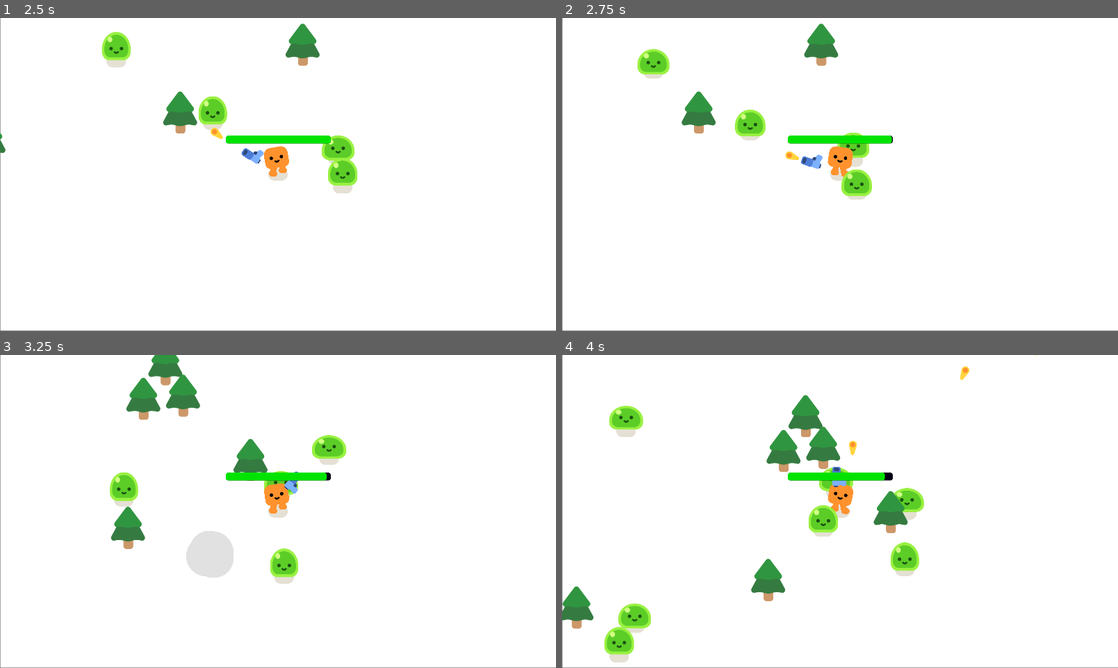
Above: before the commit, frames 1-4 (two rows, left to right).
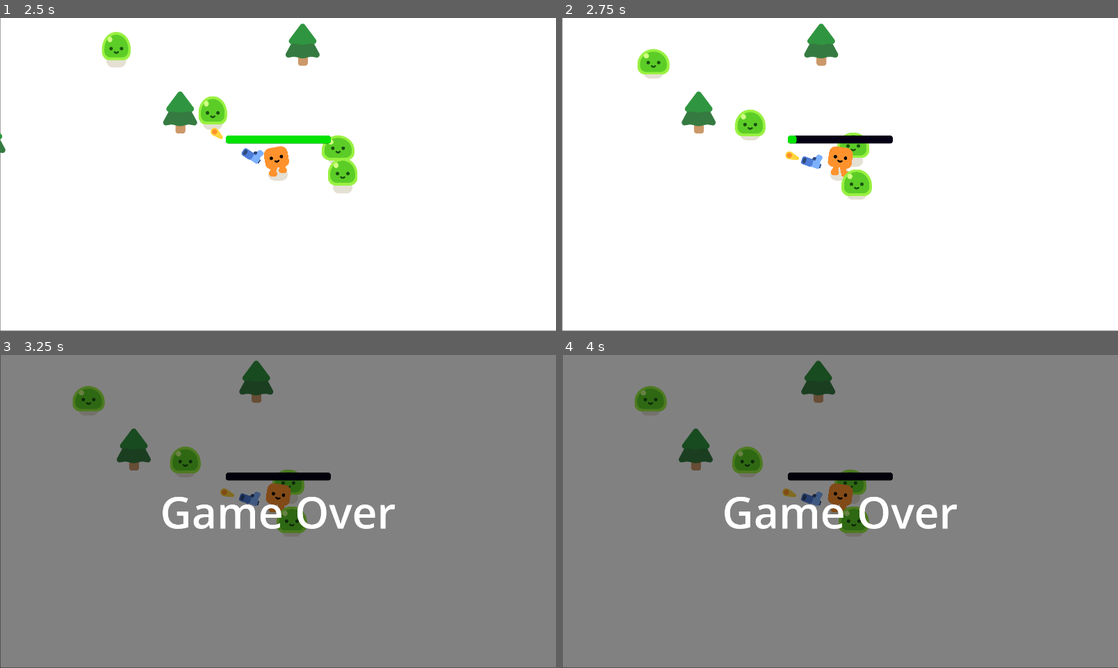
Above: after the commit, the same moments.

Repository: keliang5/FInal-Project
Game: Godot game, scene res://survivors_games.tscn
Same seed, same stepped clock (60 frames per second), same inputs: the game is played once before the commit and once after it.
Inputs:
- Up to frame 1 (2.5 s): hold D (move_right) 0.53-1.28 s; hold S (move_down) 1.28-2.03 s; hold D (move_right) from 2.03 s (still down)
- Up to frame 2 (2.75 s): keep holding D (move_right)
- Up to frame 3 (3.25 s): release D (move_right) at 2.78 s; hold W (move_up) from 2.78 s (still down)
- Up to frame 4 (4 s): release W (move_up) at 3.53 s; hold A (move_left) from 3.53 s (still down)

Frame 1 is identical in both runs. In frame 2, 0.5% of the frame differs, in the area x 41-60%, y 37-41%; in frame 3, 99%; in frame 4, 99%, in the area x 0-100%, y 0-100%.

Commit message:
FInished Game Over screen

Diff:
--- a/player.gd
+++ b/player.gd
@@ -14,7 +14,7 @@
 	else:
 		$HappyBoo.play_idle_animation()
 
-	const DAMAGE_RATE = 5.0
+	const DAMAGE_RATE = 500.0
 	var overlapping_mobs = %Hurtbox.get_overlapping_bodies()
 	if overlapping_mobs.size() > 0:
 		health -= DAMAGE_RATE * overlapping_mobs.size() * delta
--- a/survivors_games.gd
+++ b/survivors_games.gd
@@ -15,3 +15,8 @@
 
 func _on_timer_timeout():
 	spawn_mob()
+
+
+func _on_player_health_depleted():
+	%GameOver.visible = true
+	get_tree().paused = true
--- a/survivors_games.tscn
+++ b/survivors_games.tscn
@@ -64,4 +64,33 @@
 wait_time = 0.3
 autostart = true
 
+[node name="GameOver" type="CanvasLayer" parent="."]
+unique_name_in_owner = true
+visible = false
+
+[node name="ColorRect" type="ColorRect" parent="GameOver"]
+anchors_preset = 15
+anchor_right = 1.0
+anchor_bottom = 1.0
+grow_horizontal = 2
+grow_vertical = 2
+color = Color(0, 0, 0, 0.494118)
+
+[node name="Label" type="Label" parent="GameOver/ColorRect"]
+layout_mode = 1
+anchors_preset = 8
+anchor_left = 0.5
+anchor_top = 0.5
+anchor_right = 0.5
+anchor_bottom = 0.5
+offset_left = -43.5
+offset_top = -11.5
+offset_right = 43.5
+offset_bottom = 11.5
+grow_horizontal = 2
+grow_vertical = 2
+theme_override_font_sizes/font_size = 150
+text = "Game Over"
+
+[connection signal="health_depleted" from="Player" to="." method="_on_player_health_depleted"]
 [connection signal="timeout" from="Timer" to="." method="_on_timer_timeout"]
